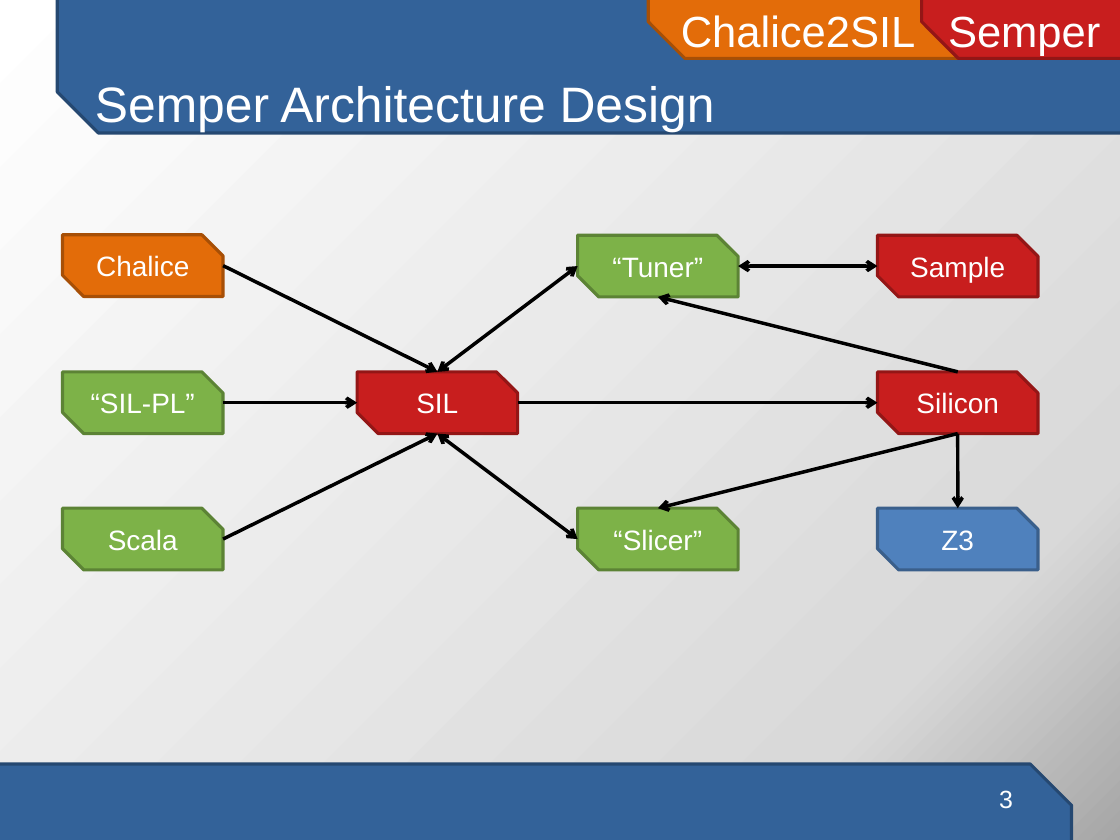
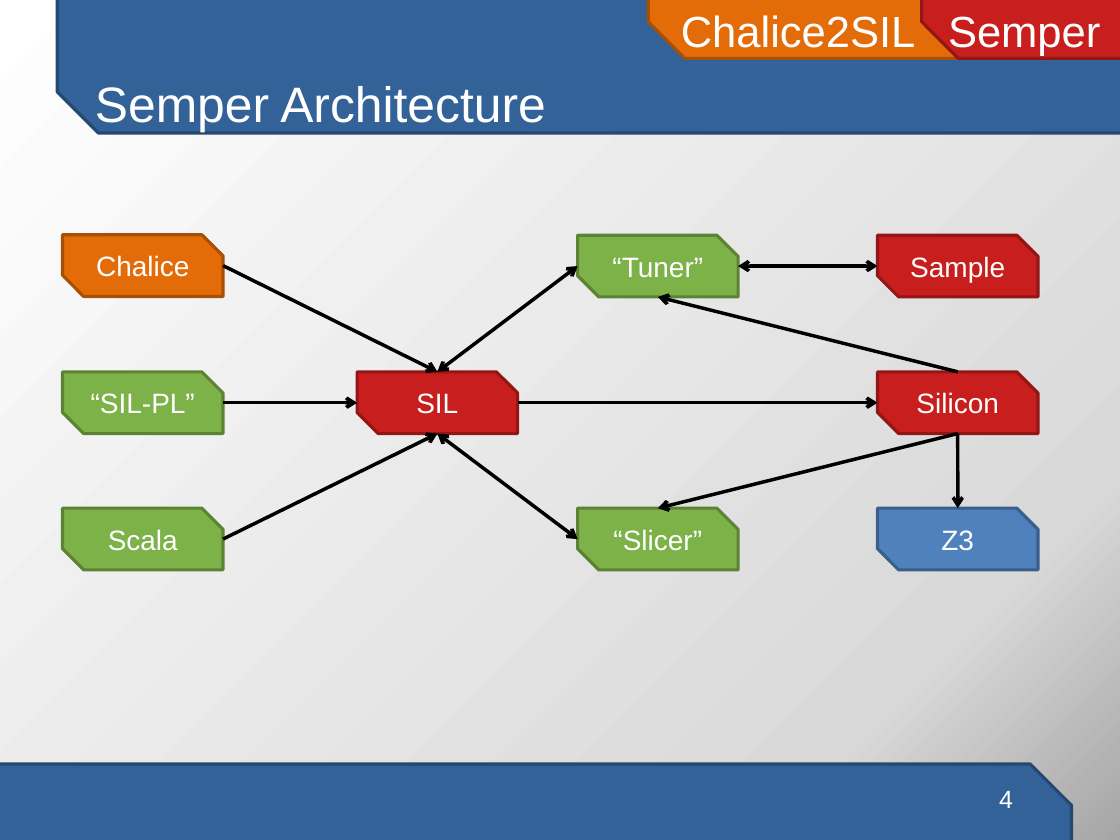
Before and after one commit to viperproject/chalice2silver, a slide deck: slide 4 of chalice2sil/doc/presentation/chalice2sil-presentation.pptx (slide 3 before the commit). Drawn at 1120x840 pixels with LibreOffice and Linux fonts; fonts in the diff are those of the drawing. Boxes give left, top, right and bottom in pixels: in the first picture for what was removed or moved away, otherwise in the second. Text is boxed around its words. In the diff, an @@ line names an element or a change of style, - is before the commit and + after.

```diff
--- a/chalice2sil/doc/presentation/chalice2sil-presentation.pptx
+++ b/chalice2sil/doc/presentation/chalice2sil-presentation.pptx
@@ title at <box>95,86,545,133</box>: text changed @@
-Semper Architecture Design
+Semper Architecture
@@ page number at <box>999,791,1013,808</box>: text changed @@
-3
+4
```
Also in this commit, not shown: 2 other slides changed, 2 slides added.
